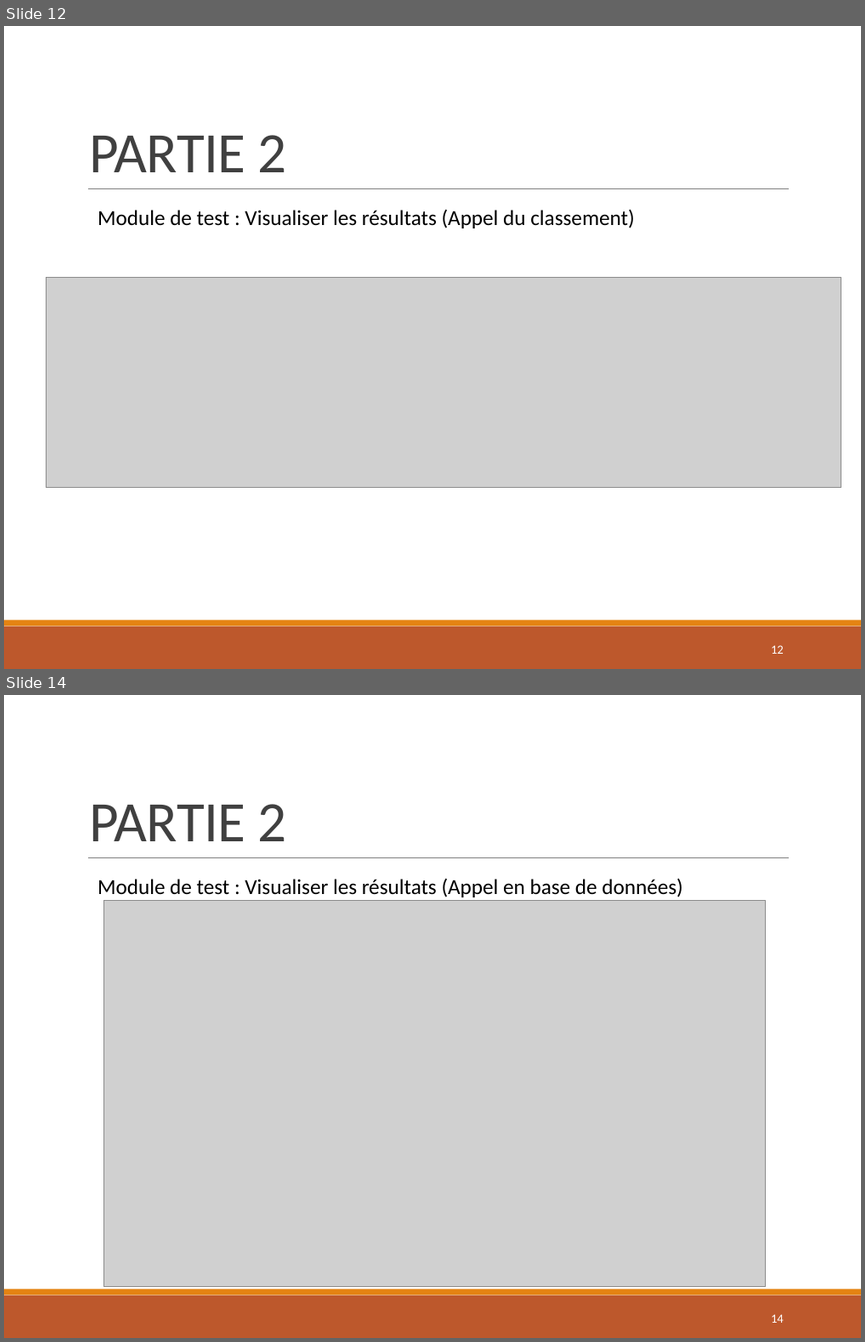
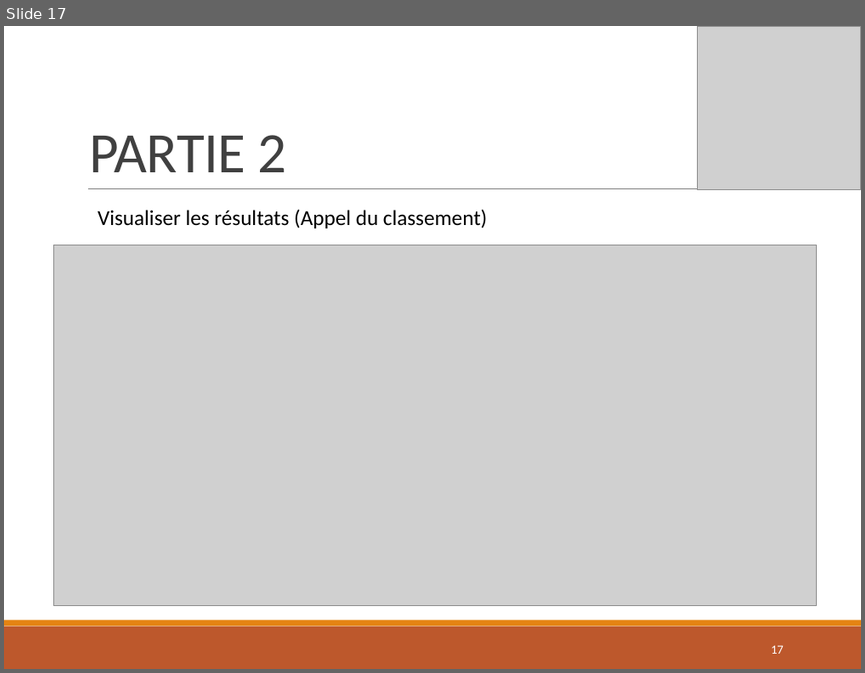
Before and after one commit to Colbert1/Projet_CrossLaPro, a slide deck: Ressources/Presentation_Projet_CrossLaPro_E3_Danel.pptx. Shown one above the other, each under a label of ours: slides 12 and 14 before the commit, slide 17 after it; the slides between them are not shown. The pictures are 865x1342 and 865x673 pixels, drawn with LibreOffice and Linux fonts; fonts in the diff are those of the drawing; grey boxes stand for pictures. Boxes give left, top, right and bottom in pixels: in the first picture for what was removed or moved away, otherwise in the second. Text is boxed around its words. In the diff, an @@ line names an element or a change of style, - is before the commit and + after.

```diff
--- a/Ressources/Presentation_Projet_CrossLaPro_E3_Danel.pptx
+++ b/Ressources/Presentation_Projet_CrossLaPro_E3_Danel.pptx
@@ slide 14 removed at (4, 695, 861, 1338), background #FFFFFF; not listed: 3 template elements that a slide beside it also shows @@
@@ title removed at (90, 804, 286, 841) @@
-PARTIE 2
@@ text removed at (98, 878, 682, 897) @@
-Module de test : Visualiser les résultats (Appel en base de données)
@@ picture removed at (104, 901, 765, 1287) @@
@@ page number removed at (771, 1314, 783, 1322) @@
-14
@@ what was slide 12 is now slide 17 @@
@@ slide 17 changed as well @@
@@ picture added at (697, 26, 861, 190) @@
@@ text at (98, 209, 487, 228): text changed @@
-Module de test : Visualiser les résultats (Appel du classement)
+Visualiser les résultats (Appel du classement)
@@ picture: place and size @@
-picture at (46, 277, 841, 488)
+picture at (53, 244, 817, 604)
@@ page number at (771, 645, 783, 653): text changed @@
-12
+17
```
Also in this commit, not shown: 12 other slides changed, 12 slides added, 10 other files.
